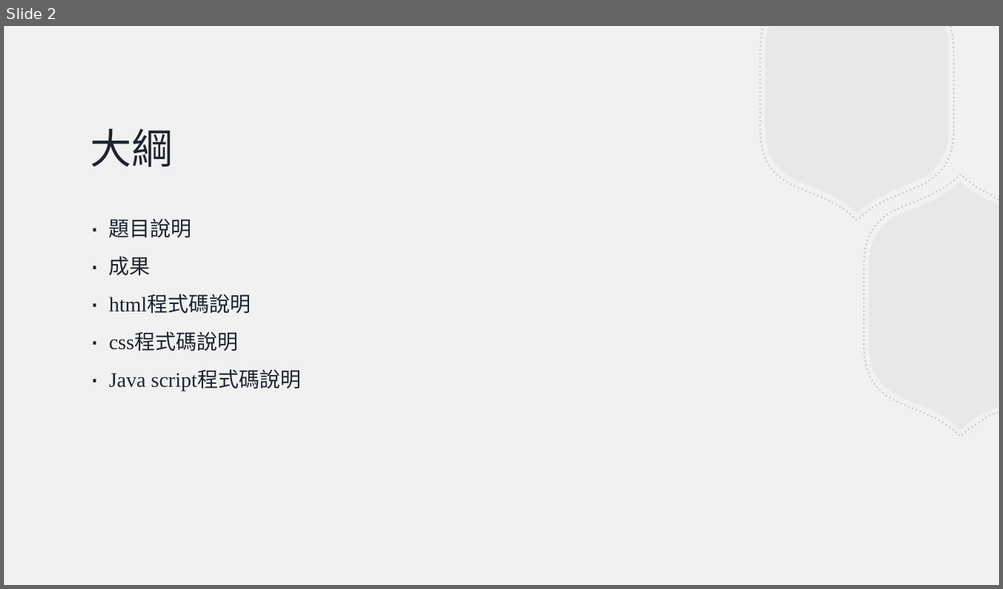
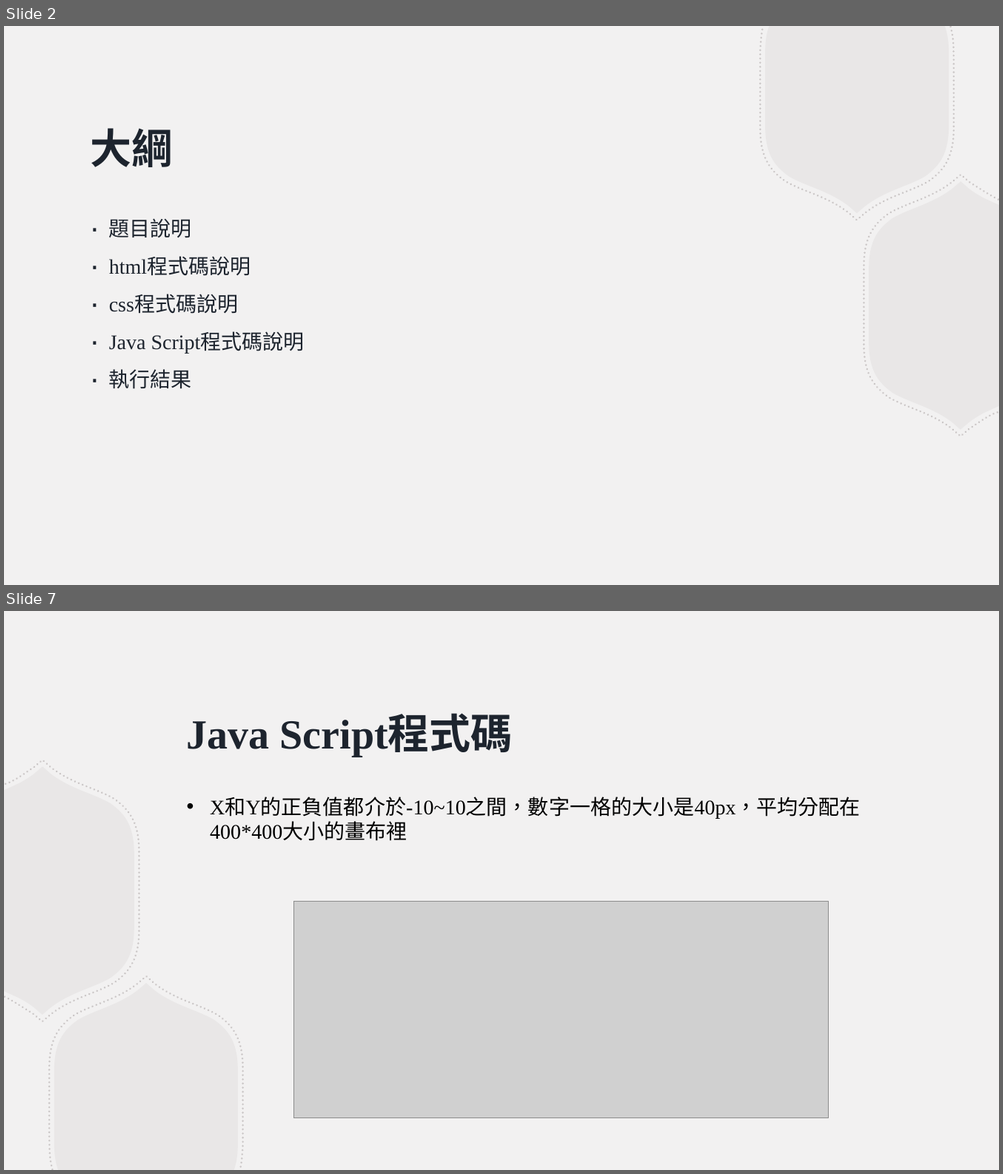
Before and after one commit to evachen20041010/JavaScript, a slide deck: Grp_1/實習課第6組_Grp1.pptx. Shown one above the other, each under a label of ours: slide 2 before the commit, slides 2 and 7 after it; the slides between them are not shown. The pictures are 1003x589 and 1003x1174 pixels, drawn with LibreOffice and Linux fonts; fonts in the diff are those of the drawing; grey boxes stand for pictures. Boxes give left, top, right and bottom in pixels: in the first picture for what was removed or moved away, otherwise in the second. Text is boxed around its words. In the diff, an @@ line names an element or a change of style, - is before the commit and + after.

```diff
--- a/Grp_1/實習課第6組_Grp1.pptx
+++ b/Grp_1/實習課第6組_Grp1.pptx
@@ slide 7 added at bbox=[4, 611, 999, 1170], background #F2F1F1 @@
@@ title added at bbox=[187, 717, 512, 757], 40 pt, text #1D242E, bold @@
+Java Script程式碼
@@ group added at bbox=[4, 760, 243, 1170]: 4 freeform shapes @@
@@ text added at bbox=[210, 798, 860, 841], 20 pt, text #000000 @@
+• X和Y的正負值都介於-10~10之間，數字一格的大小是40px，平均分配在400*400大小的畫布裡
@@ picture added at bbox=[293, 901, 828, 1119] @@
@@ slide 2 changed as well @@
@@ title "大綱" at bbox=[91, 128, 173, 167]: bold on @@
@@ text at bbox=[109, 256, 151, 276]: paragraph removed @@
-∙ 成果
@@ text at bbox=[109, 333, 304, 389]: text changed @@
-∙ Java script程式碼說明
+∙ Java Script程式碼說明
+∙ 執行結果
```
Also in this commit, not shown: 1 other slide changed, 11 other slides added, 1 other file.
